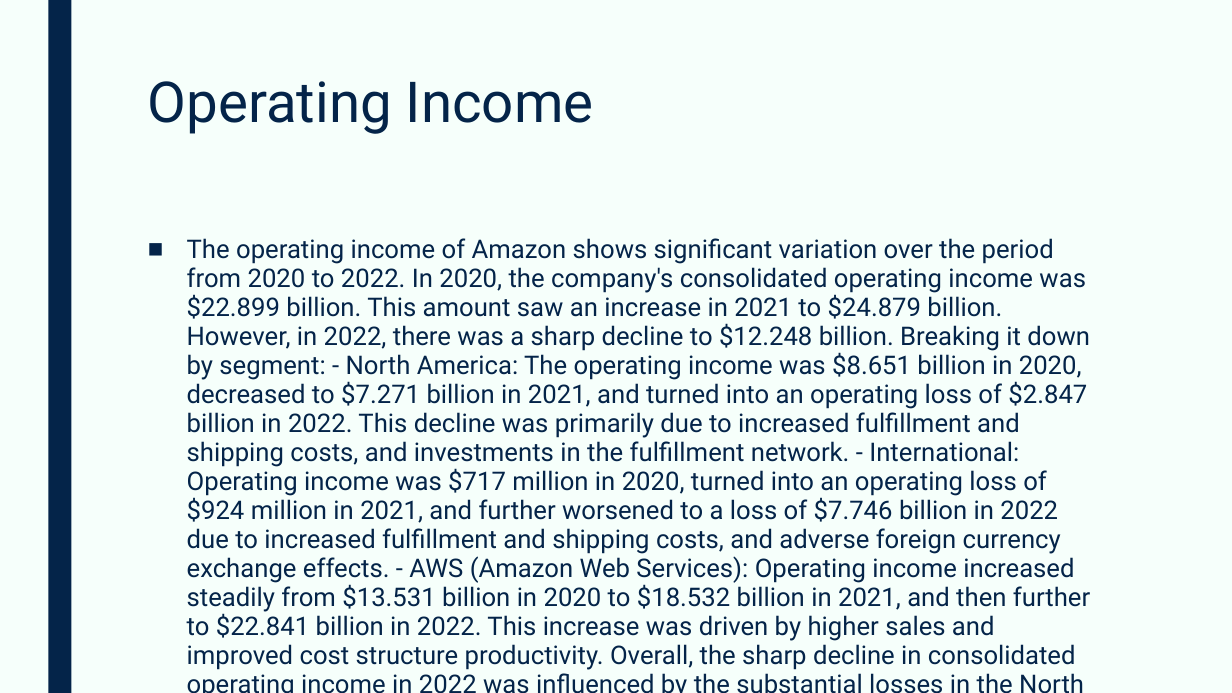
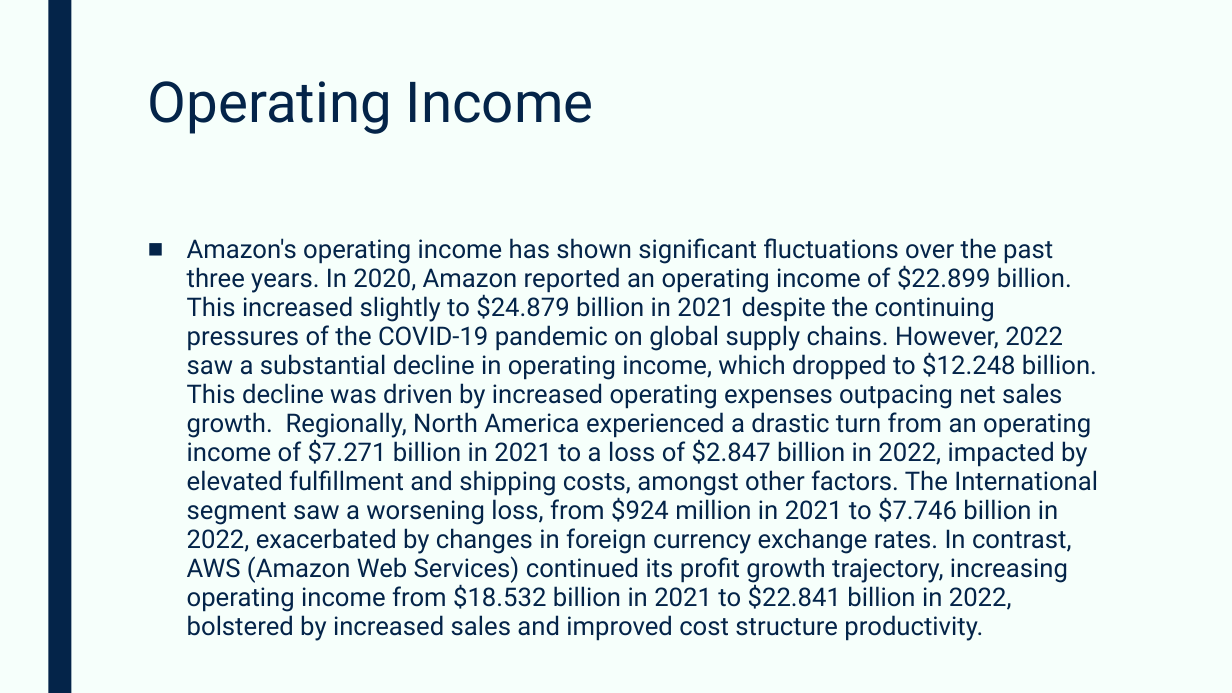
Before and after one commit to devangovind/AMUCLDISS, a slide deck: slide 5 of fastapi-backend/app/pres/output.pptx. Drawn at 1232x693 pixels with LibreOffice and Linux fonts; fonts in the diff are those of the drawing. Boxes give left, top, right and bottom in pixels: in the first picture for what was removed or moved away, otherwise in the second. Text is boxed around its words. In the diff, an @@ line names an element or a change of style, - is before the commit and + after.

```diff
--- a/fastapi-backend/app/pres/output.pptx
+++ b/fastapi-backend/app/pres/output.pptx
@@ text at [187, 238, 1098, 612]: text changed @@
-■ The operating income of Amazon shows significant variation over the period from 2020 to 2022. In 2020, the company's consolidated operating income was $22.899 billion. This amount saw an increase in 2021 to $24.879 billion. However, in 2022, there was a sharp decline to $12.248 billion. Breaking it down by segment: - North America: The operating income was $8.651 billion in 2020, decreased to $7.271 billion in 2021, and turned into an operating loss of $2.847 billion in 2022. This decline was primarily due to increased fulfillment and shipping costs, and investments in the fulfillment network. - International: Operating income was $717 million in 2020, turned into an operating loss of $924 million in 2021, and further worsened to a loss of $7.746 billion in 2022 due to increased fulfillment and shipping costs, and adverse foreign currency exchange effects. - AWS (Amazon Web Services): Operating income increased steadily from $13.531 billion in 2020 to $18.532 billion in 2021, and then further to $22.841 billion in 2022. This increase was driven by higher sales and improved cost structure productivity. Overall, the sharp decline in consolidated operating income in 2022 was influenced by the substantial losses in the North America and International segments, despite the continued growth in AWS operating income.
+■ Amazon's operating income has shown significant fluctuations over the past three years. In 2020, Amazon reported an operating income of $22.899 billion. This increased slightly to $24.879 billion in 2021 despite the continuing pressures of the COVID-19 pandemic on global supply chains. However, 2022 saw a substantial decline in operating income, which dropped to $12.248 billion. This decline was driven by increased operating expenses outpacing net sales growth. Regionally, North America experienced a drastic turn from an operating income of $7.271 billion in 2021 to a loss of $2.847 billion in 2022, impacted by elevated fulfillment and shipping costs, amongst other factors. The International segment saw a worsening loss, from $924 million in 2021 to $7.746 billion in 2022, exacerbated by changes in foreign currency exchange rates. In contrast, AWS (Amazon Web Services) continued its profit growth trajectory, increasing operating income from $18.532 billion in 2021 to $22.841 billion in 2022, bolstered by increased sales and improved cost structure productivity.
```
Also in this commit, not shown: 7 other slides changed, 4 other files.
